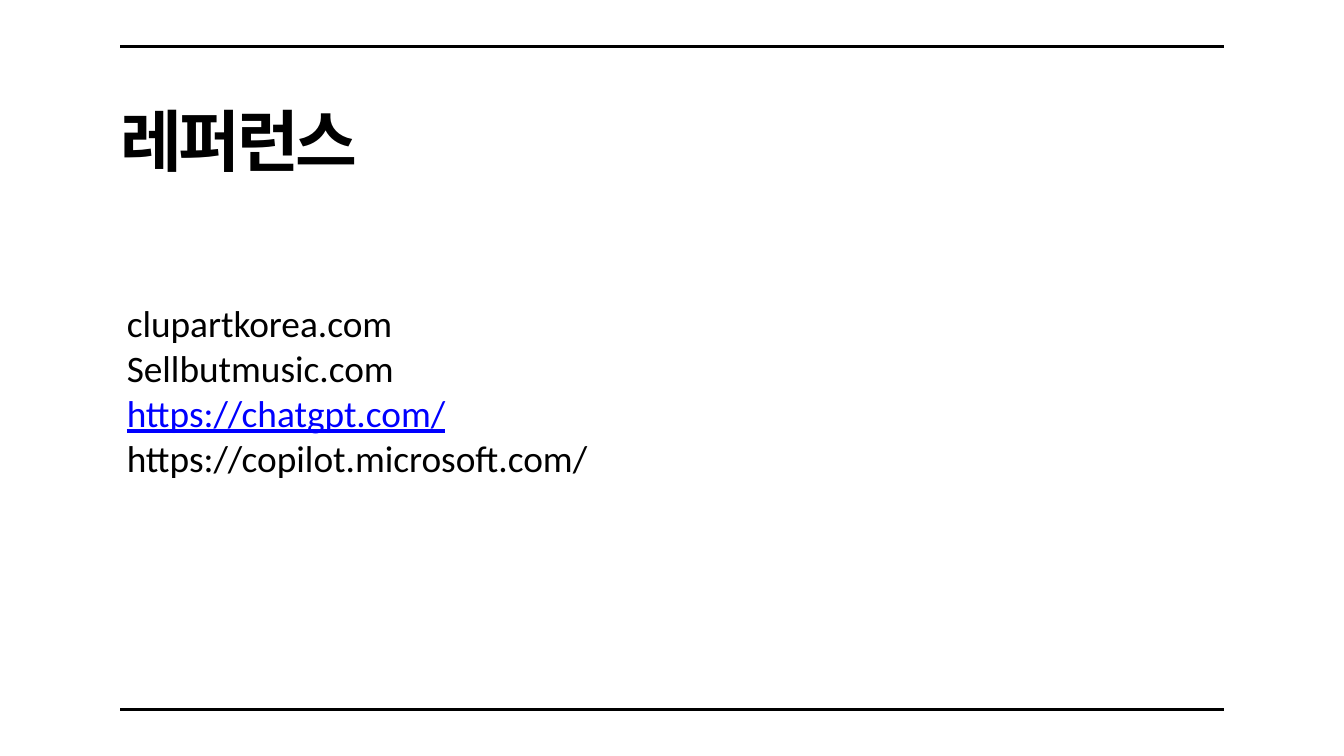
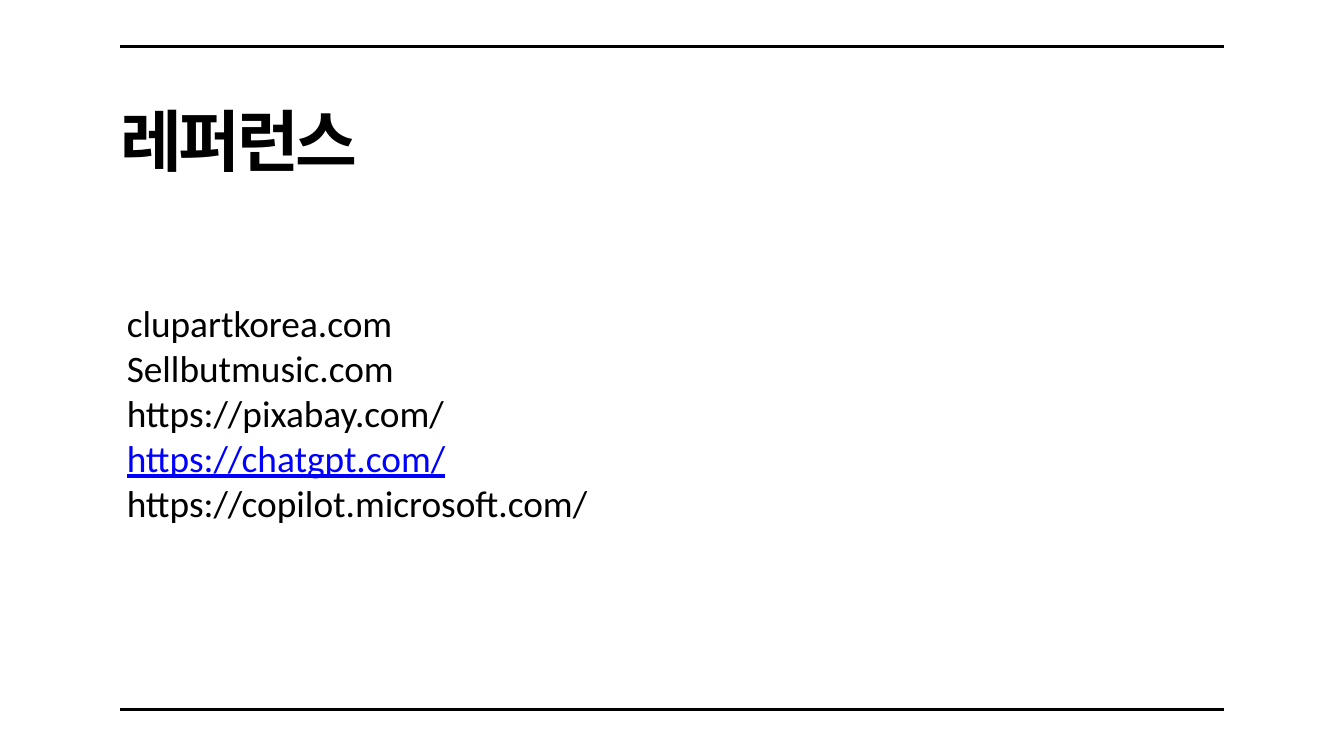
Before and after one commit to qkrtkdals962/gamp, a slide deck: slide 22 of 게임프로그래밍.pptx (slide 21 before the commit). Drawn at 1344x756 pixels with LibreOffice and Linux fonts; fonts in the diff are those of the drawing. Boxes give left, top, right and bottom in pixels: in the first picture for what was removed or moved away, otherwise in the second. Text is boxed around its words. In the diff, an @@ line names an element or a change of style, - is before the commit and + after.

```diff
--- a/게임프로그래밍.pptx
+++ b/게임프로그래밍.pptx
@@ text at (127,401,444,433): paragraph added @@
+https://pixabay.com/
```
Also in this commit, not shown: 3 other slides changed, 1 slide added, 1 other file.
